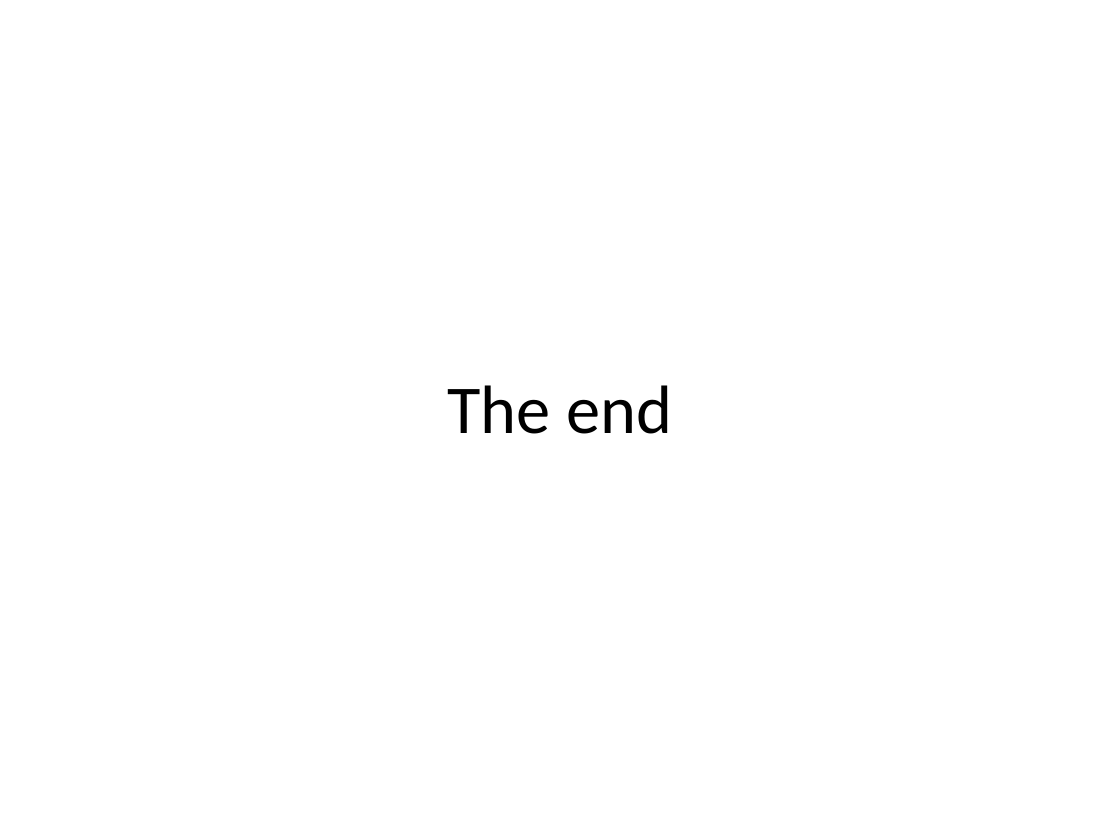
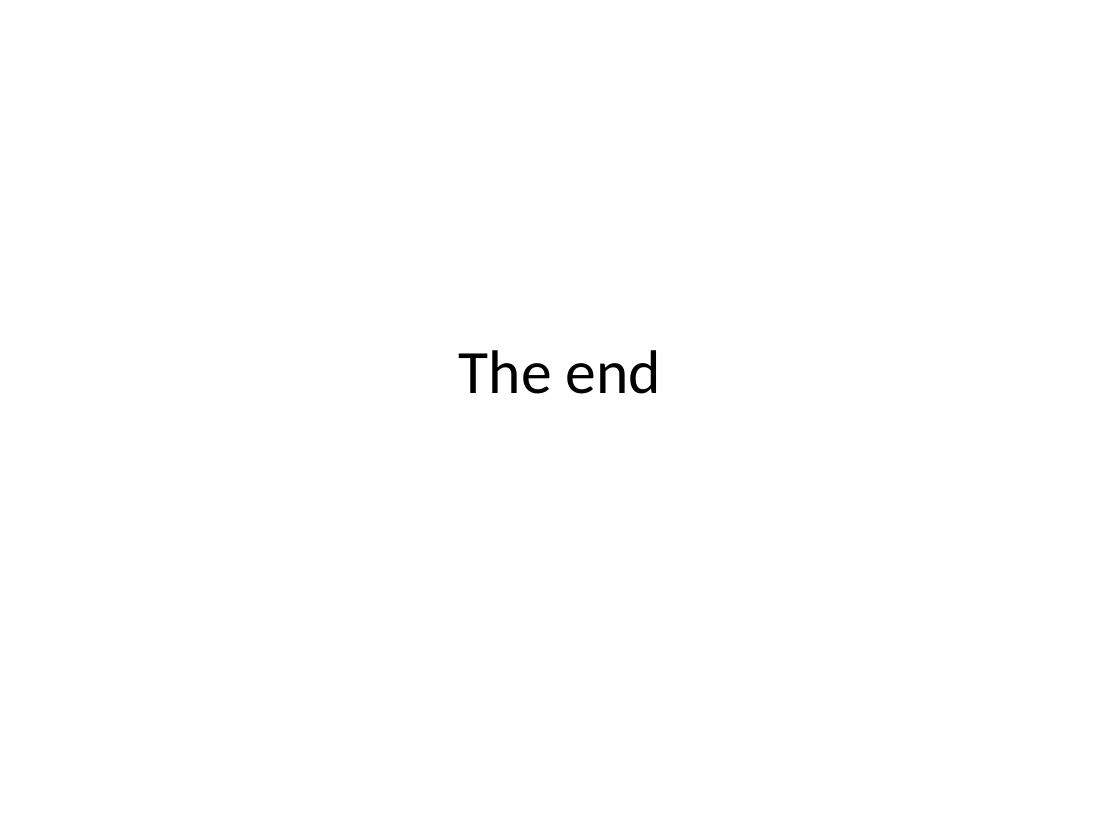
Before and after one commit to FIU-SCIS-Senior-Project-2015-Spring/Designer-Drugs-Database-App, a slide deck: slide 17 of Presentation Slides/Presentation 6.pptx (slide 14 before the commit). Drawn at 1120x840 pixels with LibreOffice and Linux fonts; fonts in the diff are those of the drawing. Boxes give left, top, right and bottom in pixels: in the first picture for what was removed or moved away, otherwise in the second. Text is boxed around its words. In the diff, an @@ line names an element or a change of style, - is before the commit and + after.

```diff
--- a/Presentation Slides/Presentation 6.pptx
+++ b/Presentation Slides/Presentation 6.pptx
@@ title "The end" at (459,350,661,394): size 44 to 39.6 pt @@
```
Also in this commit, not shown: 4 slides added, 1 slide removed, 9 other files.
